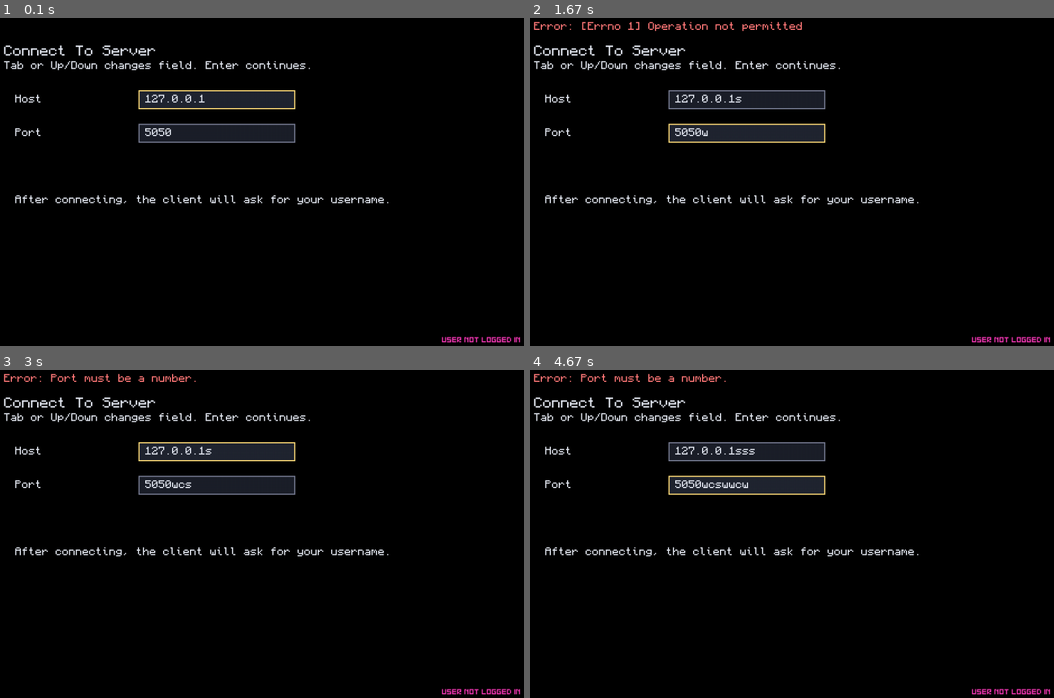
Above: before the commit, frames 1-4 (two rows, left to right).
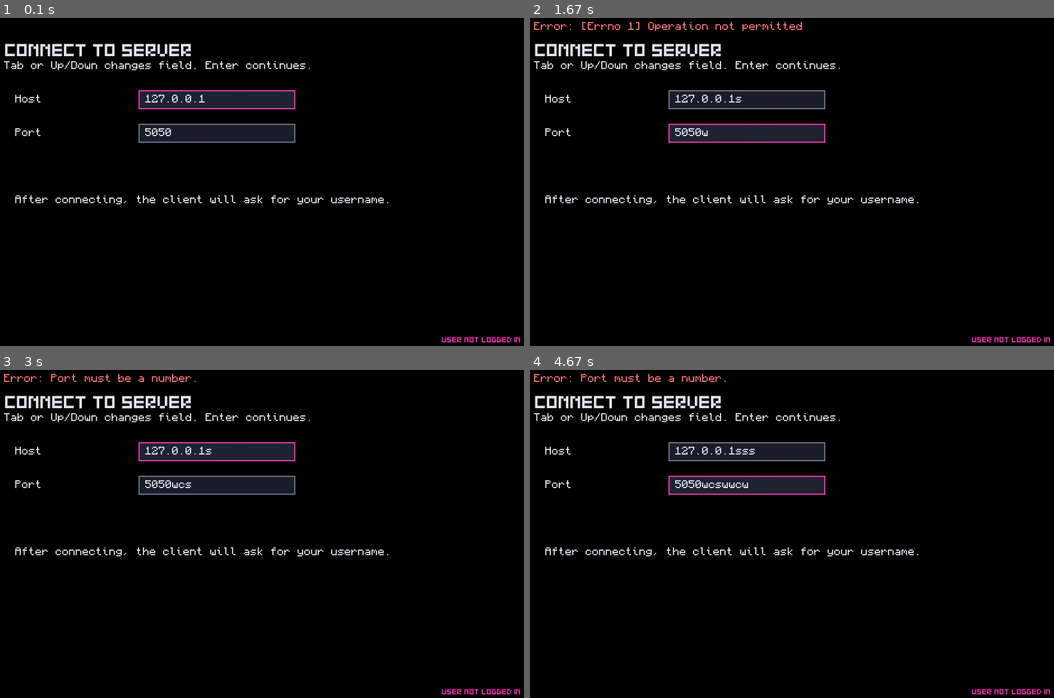
Above: after the commit, the same moments.

Repository: teoplays99/pithon_arena_proj
Game: pygame game, started from client/main.py
Two runs of this game, one before a commit and one after it. Both use one fixed random seed, a clock stepped at 60 frames per second and the inputs below.
Inputs:
- Up to frame 1 (0.1 s): no input
- Up to frame 2 (1.67 s): tap Enter at 0.33 s; hold Up 0.67-1.13 s; hold Down 1.22-1.52 s; hold S 1.22-1.52 s; hold Up from 1.55 s (still down); hold W from 1.55 s (still down)
- Up to frame 3 (3 s): tap C at 1.7 s; release Up at 1.92 s; release W at 1.92 s; tap Enter at 1.95 s; hold Down 2.28-2.65 s; hold S 2.28-2.65 s; tap Keypad Enter at 2.68 s
- Up to frame 4 (4.67 s): hold Up 3.02-3.32 s; hold W 3.02-3.32 s; hold Down 3.35-3.65 s; hold S 3.35-3.65 s; hold Up 3.68-4.05 s; hold W 3.68-4.05 s; tap C at 3.83 s; hold Down 4.08-4.45 s; hold S 4.08-4.45 s; hold Up from 4.48 s (still down); hold W from 4.48 s (still down)

The runs differ from the first frame. In frame 1, 1.2% of the frame differs, in the area x 0-57%, y 7-28%; in frame 2, 1.3%, in the area x 0-57%, y 7-39%; in frame 3, 1.2%; in frame 4, 1.3%.

Commit message:
designed more aspects of the game and fixed more bugs

Diff:
--- a/client/ui/pygame_client.py
+++ b/client/ui/pygame_client.py
@@ -40,6 +40,8 @@
 LOBBY_BUTTON_WIDTH = 180
 LOBBY_BUTTON_HEIGHT = 46
 LOBBY_BUTTON_GAP = 18
+INVITE_NOTICE_DURATION_MS = 1500
+INVITE_NOTICE_FLICKER_INTERVAL_MS = 250
 
 
 def challengeable_users(state: ClientAppState) -> list[str]:
@@ -61,6 +63,11 @@
 def should_render_snake(snake: dict[str, Any]) -> bool:
     """Blink stunned snakes twice during the collision freeze."""
     return int(snake.get("stun_ticks_remaining", 0)) not in {5, 3}
+
+
+def invite_notice_color(elapsed_ms: int) -> tuple[int, int, int]:
+    """Alternate invite error colors for the short-lived lobby notice."""
+    return NEON_PINK if (elapsed_ms // INVITE_NOTICE_FLICKER_INTERVAL_MS) % 2 == 0 else NEON_BLUE
 
 
 def default_login_form(
@@ -100,12 +107,14 @@
     lobby_button_font = pygame.font.Font(str(LOBBY_TITLE_FONT_PATH), 22)
     user_label_font = pygame.font.Font(str(LOBBY_TITLE_FONT_PATH), 16)
     player_name_font = pygame.font.Font(str(LOBBY_TITLE_FONT_PATH), 20)
+    lobby_player_font = pygame.font.Font(str(LOBBY_TITLE_FONT_PATH), 22)
 
     client = ArenaClient()
     state = ClientAppState()
     inbound: queue.Queue[dict[str, Any]] = queue.Queue()
     running = True
     receiver_thread: threading.Thread | None = None
+    lobby_notice: dict[str, object] = {"message": None, "started_ms": 0}
     form = default_login_form(host, port, username, chat_port)
     login_stage = "connect"
     active_field_index = 0
@@ -181,6 +190,10 @@
                 except queue.Empty:
                     break
                 apply_server_message(state, message)
+                if state.phase == "lobby" and state.last_error:
+                    lobby_notice["message"] = state.last_error
+                    lobby_notice["started_ms"] = pygame.time.get_ticks()
+                    state.last_error = None
 
             for event in pygame.event.get():
                 if event.type == pygame.QUIT:
@@ -211,10 +224,12 @@
                 lobby_button_font,
                 user_label_font,
                 player_name_font,
+                lobby_player_font,
                 state,
                 form,
                 login_stage,
                 active_field_index,
+                lobby_notice,
             )
             pygame.display.flip()
             clock.tick(30)
@@ -304,20 +319,22 @@
     lobby_button_font: Any,
     user_label_font: Any,
     player_name_font: Any,
+    lobby_player_font: Any,
     state: ClientAppState,
     form: dict[str, str],
     login_stage: str,
     active_field_index: int,
+    lobby_notice: dict[str, object],
 ) -> None:
     """Render the current frontend state."""
     _draw_panels(pygame, screen)
-    if state.last_error:
+    if state.last_error and state.phase != "lobby":
         _draw_text(screen, small_font, f"Error: {state.last_error}", 20, 50, color=(255, 120, 120))
 
     if state.phase == "login":
-        _draw_login(screen, pygame, font, small_font, form, login_stage, active_field_index)
+        _draw_login(screen, pygame, font, small_font, lobby_title_font, form, login_stage, active_field_index)
     elif state.phase == "lobby":
-        _draw_lobby(screen, pygame, font, small_font, lobby_title_font, lobby_button_font, state)
+        _draw_lobby(screen, pygame, font, small_font, lobby_title_font, lobby_button_font, lobby_player_font, state, lobby_notice)
     elif state.phase == "match":
         _draw_match(screen, pygame, font, small_font, player_name_font, state)
     elif state.phase == "game_over":
@@ -341,6 +358,7 @@
     pygame: Any,
     font: Any,
     small_font: Any,
+    title_font: Any,
     form: dict[str, str],
     login_stage: str,
     active_field_index: int,
@@ -361,13 +379,13 @@
             "username": "Username",
         }
 
-    _draw_text(screen, font, title, 20, 90)
+    _draw_text(screen, title_font, title, 20, 90)
     _draw_text(screen, small_font, hint, 20, 120)
     y = 180
     for index, field_name in enumerate(form_fields):
         is_active = index == active_field_index
         box = pygame.Rect(260, y - 6, 280, 34)
-        border = (255, 220, 120) if is_active else (120, 126, 148)
+        border = NEON_PINK if is_active else (120, 126, 148)
         fill = (34, 38, 50) if is_active else (28, 32, 42)
         _draw_text(screen, small_font, labels[field_name], 40, y)
         pygame.draw.rect(screen, fill, box)
@@ -388,12 +406,15 @@
     small_font: Any,
     lobby_title_font: Any,
     lobby_button_font: Any,
+    lobby_player_font: Any,
     state: ClientAppState,
+    lobby_notice: dict[str, object],
 ) -> None:
     _draw_text(screen, lobby_title_font, "PITHON ARENA", LOBBY_PADDING_X, LOBBY_TITLE_Y)
     _draw_text(screen, font, "ONLINE PLAYERS", LOBBY_PADDING_X, LOBBY_LIST_Y - 44)
     y = LOBBY_LIST_Y
     users = challengeable_users(state)
+    selected_y = LOBBY_LIST_Y + 30
     if not users:
         state.selected_lobby_index = 0
     for index, username in enumerate(users):
@@ -401,11 +422,28 @@
         waiting_tag = " (waiting)" if username in state.waiting_players else ""
         prefix = ">" if index == (state.selected_lobby_index % len(users)) else " "
         color = NEON_PINK if index == (state.selected_lobby_index % len(users)) else TEXT_COLOR
-        _draw_text(screen, small_font, f"{prefix} {username}{waiting_tag}", LOBBY_PADDING_X, y, color=color)
+        if index == (state.selected_lobby_index % len(users)):
+            selected_y = y
+        _draw_text(screen, lobby_player_font, f"{prefix} {username}{waiting_tag}", LOBBY_PADDING_X, y, color=color)
 
     if not users:
         y += 30
         _draw_text(screen, small_font, "No other online players available yet.", LOBBY_PADDING_X, y)
+
+    notice_message = lobby_notice.get("message")
+    if isinstance(notice_message, str):
+        elapsed_ms = int(pygame.time.get_ticks() - int(lobby_notice.get("started_ms", 0)))
+        if elapsed_ms < INVITE_NOTICE_DURATION_MS:
+            _draw_text(
+                screen,
+                small_font,
+                notice_message,
+                LOBBY_PADDING_X + 150,
+                selected_y,
+                color=invite_notice_color(elapsed_ms),
+            )
+        else:
+            lobby_notice["message"] = None
 
     if state.challenger_username:
         _draw_text(screen, small_font, f"Incoming invite from {state.challenger_username}", LOBBY_PADDING_X, y + 48)
--- a/server/server.py
+++ b/server/server.py
@@ -94,44 +94,50 @@
         """Handle the initial login flow for a client."""
         session = UserSession(address=address, socket=client_socket)
         try:
-            login_message = receive_message(client_socket)
-            if login_message["type"] != message_types.LOGIN:
+            while self._running.is_set() and session.username is None:
+                login_message = receive_message(client_socket)
+                if login_message["type"] != message_types.LOGIN:
+                    send_message(
+                        client_socket,
+                        make_message(
+                            message_types.ERROR,
+                            {"message": "Expected LOGIN before any other message."},
+                        ),
+                    )
+                    continue
+
+                username = str(login_message["payload"].get("username", "")).strip()
+                chat_port_raw = login_message["payload"].get("chat_port")
+                if not self.user_registry.register(username, session):
+                    send_message(
+                        client_socket,
+                        make_message(
+                            message_types.LOGIN_REJECT,
+                            {"message": "Username is invalid or already in use."},
+                        ),
+                    )
+                    continue
+
+                session.username = username
+                if isinstance(chat_port_raw, int) and 1 <= chat_port_raw <= 65535:
+                    session.chat_port = chat_port_raw
                 send_message(
                     client_socket,
                     make_message(
-                        message_types.ERROR,
-                        {"message": "Expected LOGIN as the first message."},
+                        message_types.LOGIN_OK,
+                        {
+                            "username": username,
+                            "online_users": self.user_registry.list_usernames(),
+                            "chat_port": session.chat_port,
+                        },
                     ),
                 )
+                self.broadcast_online_users()
+
+            if session.username is None:
                 return
 
-            username = str(login_message["payload"].get("username", "")).strip()
-            chat_port_raw = login_message["payload"].get("chat_port")
-            if not self.user_registry.register(username, session):
-                send_message(
-                    client_socket,
-                    make_message(
-                        message_types.LOGIN_REJECT,
-                        {"message": "Username is invalid or already in use."},
-                    ),
-                )
-                return
-
-            session.username = username
-            if isinstance(chat_port_raw, int) and 1 <= chat_port_raw <= 65535:
-                session.chat_port = chat_port_raw
-            send_message(
-                client_socket,
-                make_message(
-                    message_types.LOGIN_OK,
-                    {
-                        "username": username,
-                        "online_users": self.user_registry.list_usernames(),
-                        "chat_port": session.chat_port,
-                    },
-                ),
-            )
-            self.broadcast_online_users()
+            username = session.username
 
             while self._running.is_set():
                 try:
Binary file changed: python_arena.db
Not shown, changed: unit tests.ipynb
